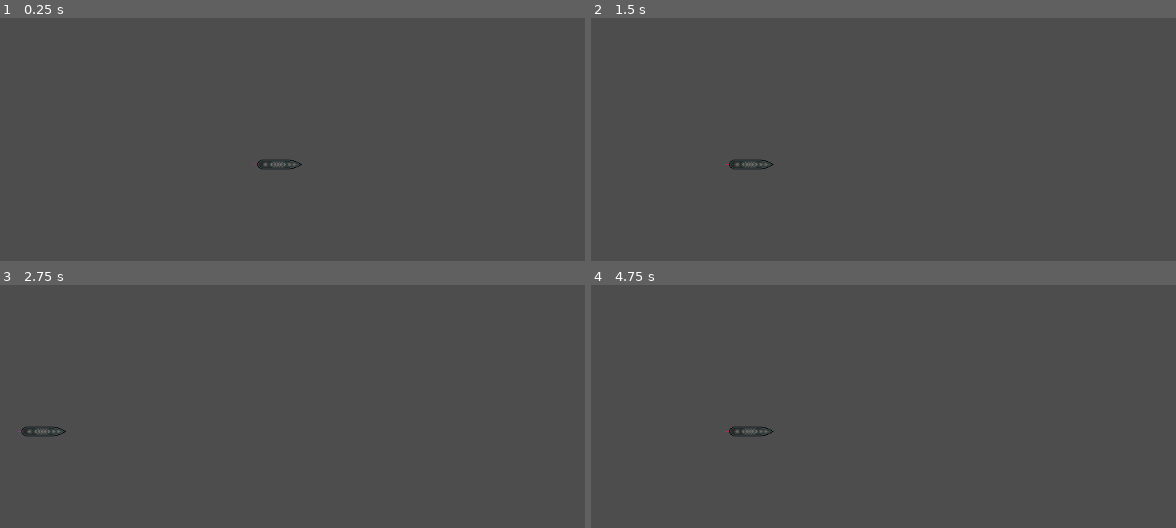
Above: before the commit, frames 1-4 (two rows, left to right).
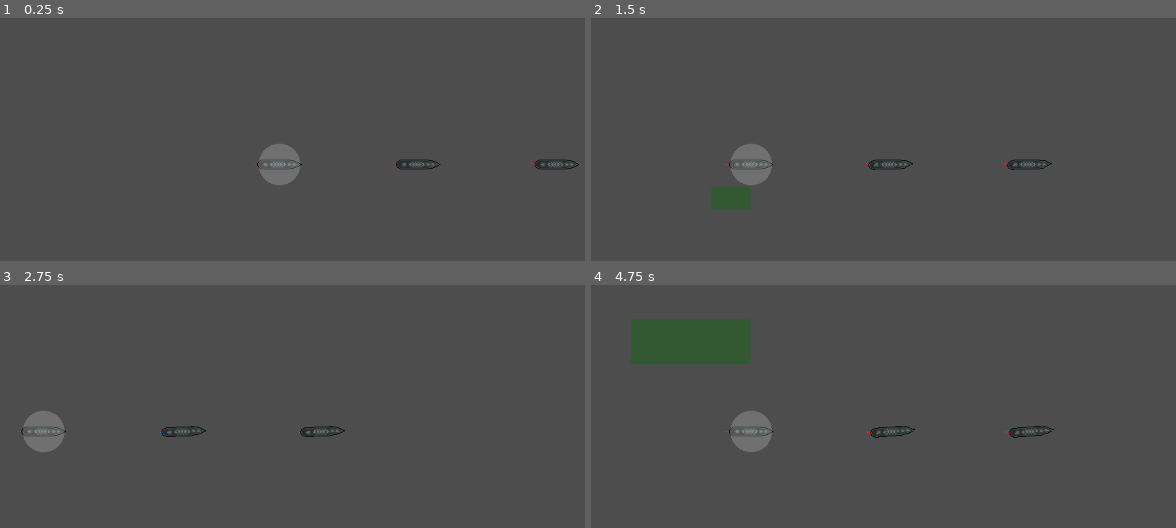
Above: after the commit, the same moments.

Repository: ObfuscatedOwl/bote-game
Game: Godot game, scene res://scenes/testScene.tscn
Same seed, same stepped clock (60 frames per second), same inputs: the game is played once before the commit and once after it.
Inputs (mouse positions are in pixels of both pictures, inside the frame that each line leads up to):
- Up to frame 1 (0.25 s): no input
- Up to frame 2 (1.5 s): tap Enter (runRotor) at 0.5 s; move the mouse to (1047, 141) at 0.52 s; hold Right (ui_right) 0.53-1.25 s; tap A (A) at 0.6 s; click (1047, 141) at 0.67 s; tap D (D) at 0.8 s; drag from (708, 188) to (830, 253) at 1.27 s
- Up to frame 3 (2.75 s): move the mouse to (356, 333) at 2.02 s; hold Right (ui_right) from 2.03 s (still down); tap S (S) at 2.1 s; click (356, 333) at 2.17 s; tap A (A) at 2.3 s
- Up to frame 4 (4.75 s): release Right (ui_right) at 2.75 s; drag from (830, 520) to (631, 365) at 2.77 s; move the mouse to (1111, 498) at 3.52 s; hold Left (ui_left) 3.53-4.25 s; tap D (D) at 3.6 s; click (1111, 498) at 3.67 s; tap S (S) at 3.8 s; drag from (631, 365) to (748, 319) at 4.27 s

The runs differ from the first frame. In frame 1, 1.3% of the frame differs, in the area x 44-99%, y 51-69%; in frame 2, 1.9%; in frame 3, 1.3%; in frame 4, 5.0%, in the area x 6-80%, y 14-69%.
Error before the commit: Parse Error: Function "givePositionOrder()" not found in base self. (res://scripts/boteHolder.gd:113)

Commit message:
got line orders working
hopefully this doesnt cause horrible merge conflicts

Diff:
--- a/bote game/scenes/testScene.tscn
+++ b/bote game/scenes/testScene.tscn
@@ -42,3 +42,37 @@
 texture = ExtResource("5_xjbhr")
 
 [node name="NavigationAgent2D" type="NavigationAgent2D" parent="boteHolder/bote"]
+
+[node name="bote2" type="Node2D" parent="boteHolder"]
+show_behind_parent = true
+position = Vector2(200, 0)
+script = ExtResource("3_kidlr")
+
+[node name="rudder" type="Sprite2D" parent="boteHolder/bote2"]
+position = Vector2(-32, 0)
+rotation = 3.14159
+texture = ExtResource("3")
+offset = Vector2(2.5, 0)
+
+[node name="bote2pointOh" type="Sprite2D" parent="boteHolder/bote2"]
+rotation = 1.5708
+texture = ExtResource("5_xjbhr")
+
+[node name="NavigationAgent2D" type="NavigationAgent2D" parent="boteHolder/bote2"]
+
+[node name="bote3" type="Node2D" parent="boteHolder"]
+show_behind_parent = true
+position = Vector2(400, 0)
+script = ExtResource("3_kidlr")
+
+[node name="rudder" type="Sprite2D" parent="boteHolder/bote3"]
+position = Vector2(-32, 0)
+rotation = 3.14159
+texture = ExtResource("3")
+offset = Vector2(2.5, 0)
+
+[node name="bote2pointOh" type="Sprite2D" parent="boteHolder/bote3"]
+rotation = 1.5708
+texture = ExtResource("5_xjbhr")
+
+[node name="NavigationAgent2D" type="NavigationAgent2D" parent="boteHolder/bote3"]
--- a/bote game/scripts/boteController.gd
+++ b/bote game/scripts/boteController.gd
@@ -21,6 +21,11 @@
 const ruddEffect = 0.05
 
 signal formationOrder
+
+var isLeader = false
+var formationCommands = []
+
+var formationIndex = null
 
 const playerControlled = false
 var targetPos = Vector2(0, 0)
@@ -47,11 +52,11 @@
 		return diff0
 	else:
 		return diff1
+
 static func normalize_angle(x):
 	return fposmod(x + PI, 2.0*PI) - PI
 
 @onready var navigation_agent: NavigationAgent2D = $NavigationAgent2D
-
 
 func _ready():
 	pass#$"..".order.connect(onOrder)
@@ -123,11 +128,13 @@
 	$"rudder".rotation = PI + rudd
 
 
-	#print(targetSpeed)
+	var commands = []
+	for command in formationCommands:
+		commands.append(command.rotated(rotation) + position)
+	formationOrder.emit(commands)
 
 
-func onOrder(pos, desiredAngle):
-
+func enactOrder(pos, desiredAngle):
 	if desiredAngle == null:
 		preTargetDone = true
 		targetPos = pos
@@ -140,4 +147,9 @@
 
 	metTarget = false
 
+func onOrder(pos, desiredAngle):
+	enactOrder(pos, desiredAngle)
 	print("order recieved maam")
+
+func onFormationOrder(commands):
+	enactOrder(commands[formationIndex], null)
--- a/bote game/scripts/boteHolder.gd
+++ b/bote game/scripts/boteHolder.gd
@@ -36,6 +36,15 @@
 		order.disconnect(bote.onOrder)
 	selected = []
 
+func givePositionOrder():
+	if globalToMouseDist(targetPosition) > angleDontCare:
+		var desiredAngle = targetPosition.angle_to_point(get_global_mouse_position())
+		order.emit(targetPosition, desiredAngle)
+		print("that angle DO care")
+	else:
+		order.emit(targetPosition, null)
+		print("that angle dont care")
+
 # Called when the node enters the scene tree for the first time.
 func _ready():
 	pass # Replace with function body.
@@ -53,7 +62,7 @@
 
 func _input(event):
 	if event.get_class() == "InputEventMouseButton":
-		if event.button_index == 1 and not lineMode: #primary mouse button
+		if event.button_index == 1 and lineMode == "off": #primary mouse button
 			if event.pressed:
 				selecting = true
 				selectStart = get_global_mouse_position()
@@ -68,17 +77,11 @@
 						order.connect(child.onOrder)
 
 				queue_redraw()
-		if event.button_index == 2 and lineMode == "off":
+		if event.button_index == 2:
 			if event.pressed:
 				targetPosition = get_global_mouse_position()
-			if not event.pressed: #later add click and drag orders
-				if globalToMouseDist(targetPosition) > angleDontCare:
-					var desiredAngle = targetPosition.angle_to_point(get_global_mouse_position())
-					order.emit(targetPosition, desiredAngle)
-					print("that angle DO care")
-				else:
-					order.emit(targetPosition, null)
-					print("that angle dont care")
+			if not event.pressed  and lineMode == "off": #later add click and drag orders
+				givePositionOrder()
 
 
 	if event.get_class() == "InputEventMouseMotion":
@@ -109,16 +112,18 @@
 					closestBote = bote
 			if shortestDistance < clickRadius:
 				botesInLine.append(closestBote)
-		if event.pressed and event.button_index == 2:
-			givePositionOrder(botesInLine[0]) #assuming there are some in the list
-			#actually declare this function (bit starting at line 68)
+
+		if not event.pressed and event.button_index == 2:
+			order.connect(botesInLine[0].onOrder)
+			givePositionOrder() #assuming there are some in the list
 
 			#make sure not to allow deactivating the line mode while right click held? QOL stuff
 
 			for i in range(botesInLine.size()-1):
-				botesInLine[i].formationOrder.connect(botesInLine[i].onOrder)
-				#the childs actually need to emit this signal but hopefully this is a good outline
-				#good luck tomorrow bb <3
+				botesInLine[i].isLeader = true
+				botesInLine[i].formationCommands = [Vector2(-50, 0)]
+				botesInLine[i+1].formationIndex = 0
+				botesInLine[i].formationOrder.connect(botesInLine[i+1].onFormationOrder)
 
 
 func _process(_delta):
